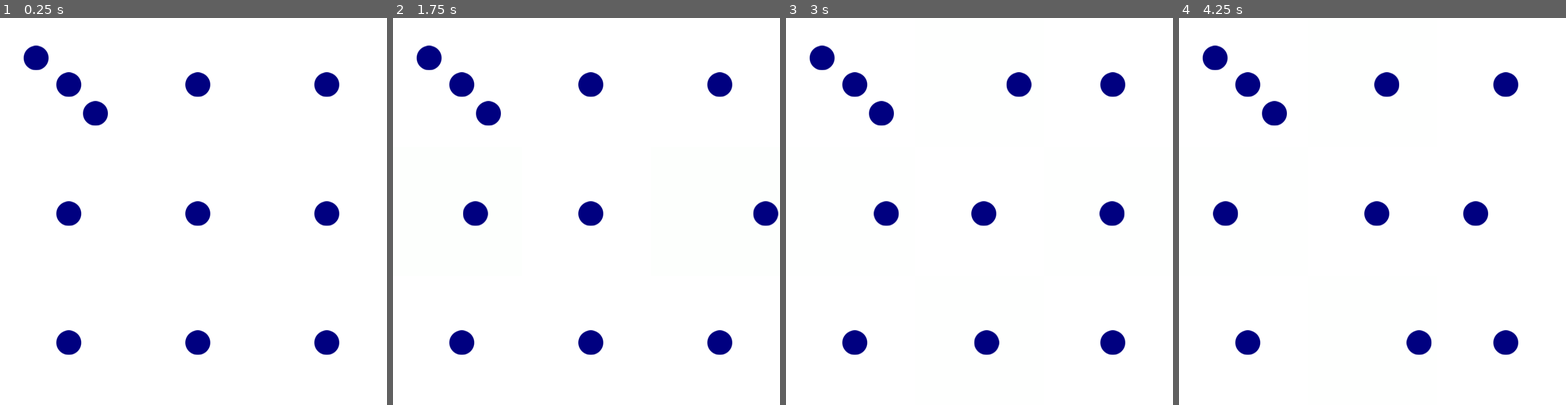
Above: before the commit, frames 1-4 (left to right).
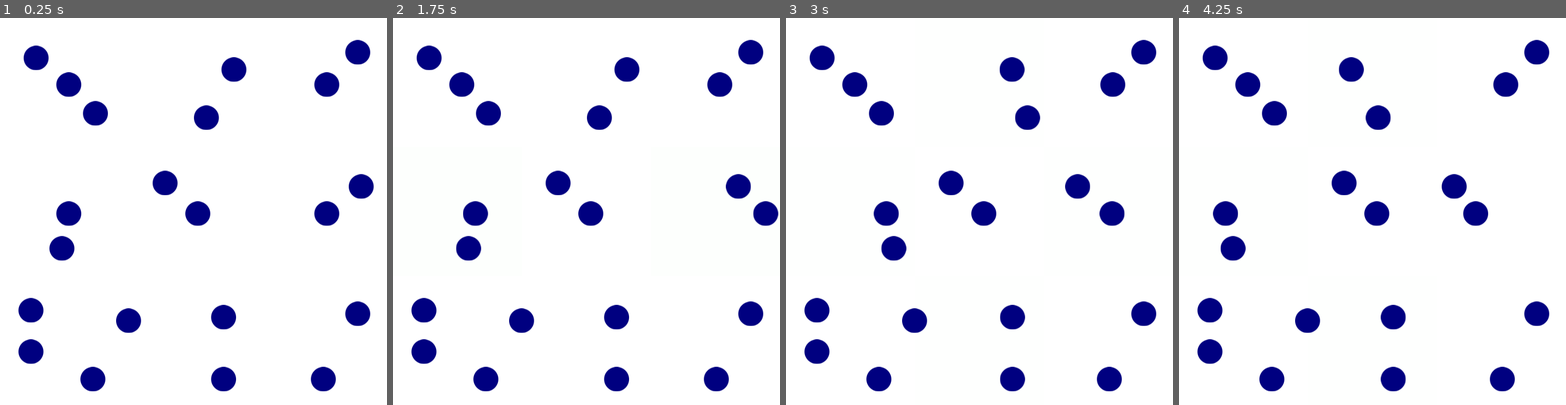
Above: after the commit, the same moments.

Repository: Jcalafange/IA_para_jogos
Game: Godot game, scene res://Cena1.tscn
The game is run twice, just before and just after one commit, with the same random seed, the same clock (stepped at 60 frames per second) and the same inputs.
Inputs (mouse positions are in pixels of both pictures, inside the frame that each line leads up to):
- Up to frame 1 (0.25 s): no input
- Up to frame 2 (1.75 s): tap Enter at 0.5 s; move the mouse to (671, 192) at 0.52 s; click (671, 192) at 0.67 s; move the mouse to (509, 230) at 1.27 s; click (509, 230) at 1.42 s
- Up to frame 3 (3 s): move the mouse to (1018, 126) at 2.02 s; click (1018, 126) at 2.17 s; move the mouse to (960, 288) at 2.77 s; click (960, 288) at 2.92 s
- Up to frame 4 (4.25 s): move the mouse to (1488, 269) at 3.52 s; click (1488, 269) at 3.67 s

The runs differ from the first frame. In frame 1, 6.1% of the frame differs, in the area x 4-97%, y 5-97%; in frame 2, 6.1%; in frame 3, 6.0%; in frame 4, 6.1%, in the area x 4-96%, y 5-97%.

Commit message:
more balls

Diff:
--- a/Cena1.tscn
+++ b/Cena1.tscn
@@ -61,7 +61,7 @@
 position = Vector2(84, 93)
 
 [node name="ball4" parent="GameController" groups=["Balls"] instance=ExtResource("3_glsyj")]
-position = Vector2(460, 155)
+position = Vector2(544, 120)
 
 [node name="ball5" parent="GameController" groups=["Balls"] instance=ExtResource("3_glsyj")]
 position = Vector2(760, 155)
@@ -76,10 +76,40 @@
 position = Vector2(460, 455)
 
 [node name="ball9" parent="GameController" groups=["Balls"] instance=ExtResource("3_glsyj")]
-position = Vector2(160, 755)
+position = Vector2(216, 840)
 
 [node name="ball10" parent="GameController" groups=["Balls"] instance=ExtResource("3_glsyj")]
-position = Vector2(460, 755)
+position = Vector2(520, 696)
 
 [node name="ball11" parent="GameController" groups=["Balls"] instance=ExtResource("3_glsyj")]
-position = Vector2(760, 755)
+position = Vector2(752, 840)
+
+[node name="ball12" parent="GameController" groups=["Balls"] instance=ExtResource("3_glsyj")]
+position = Vector2(480, 232)
+
+[node name="ball13" parent="GameController" groups=["Balls"] instance=ExtResource("3_glsyj")]
+position = Vector2(384, 384)
+
+[node name="ball14" parent="GameController" groups=["Balls"] instance=ExtResource("3_glsyj")]
+position = Vector2(840, 392)
+
+[node name="ball15" parent="GameController" groups=["Balls"] instance=ExtResource("3_glsyj")]
+position = Vector2(832, 80)
+
+[node name="ball16" parent="GameController" groups=["Balls"] instance=ExtResource("3_glsyj")]
+position = Vector2(144, 536)
+
+[node name="ball17" parent="GameController" groups=["Balls"] instance=ExtResource("3_glsyj")]
+position = Vector2(832, 688)
+
+[node name="ball18" parent="GameController" groups=["Balls"] instance=ExtResource("3_glsyj")]
+position = Vector2(72, 680)
+
+[node name="ball19" parent="GameController" groups=["Balls"] instance=ExtResource("3_glsyj")]
+position = Vector2(72, 776)
+
+[node name="ball20" parent="GameController" groups=["Balls"] instance=ExtResource("3_glsyj")]
+position = Vector2(520, 840)
+
+[node name="ball21" parent="GameController" groups=["Balls"] instance=ExtResource("3_glsyj")]
+position = Vector2(299, 704)
